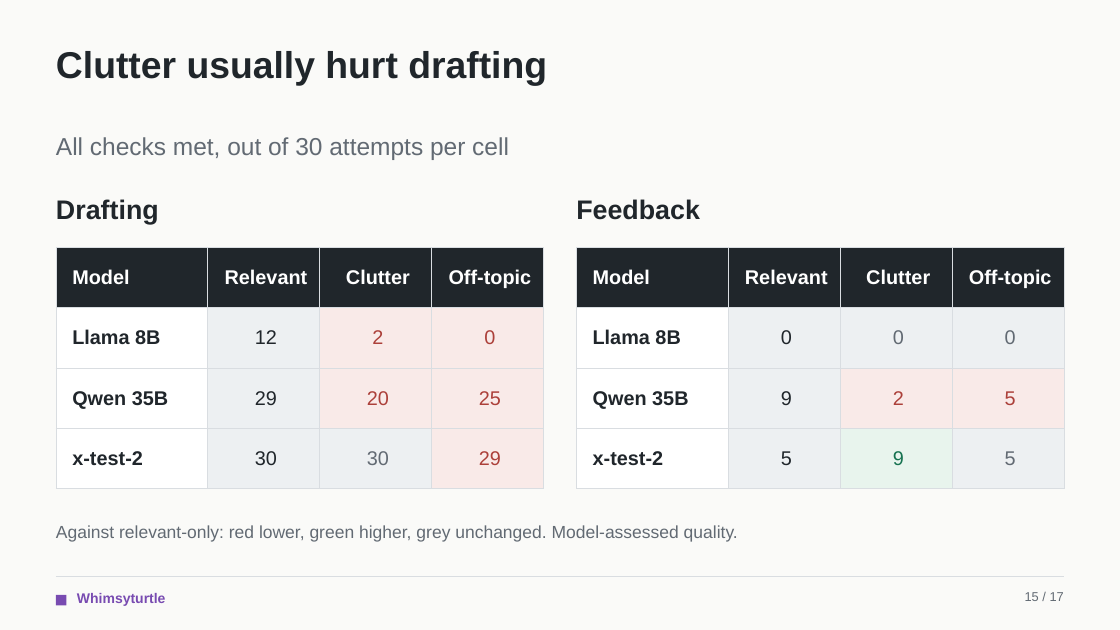
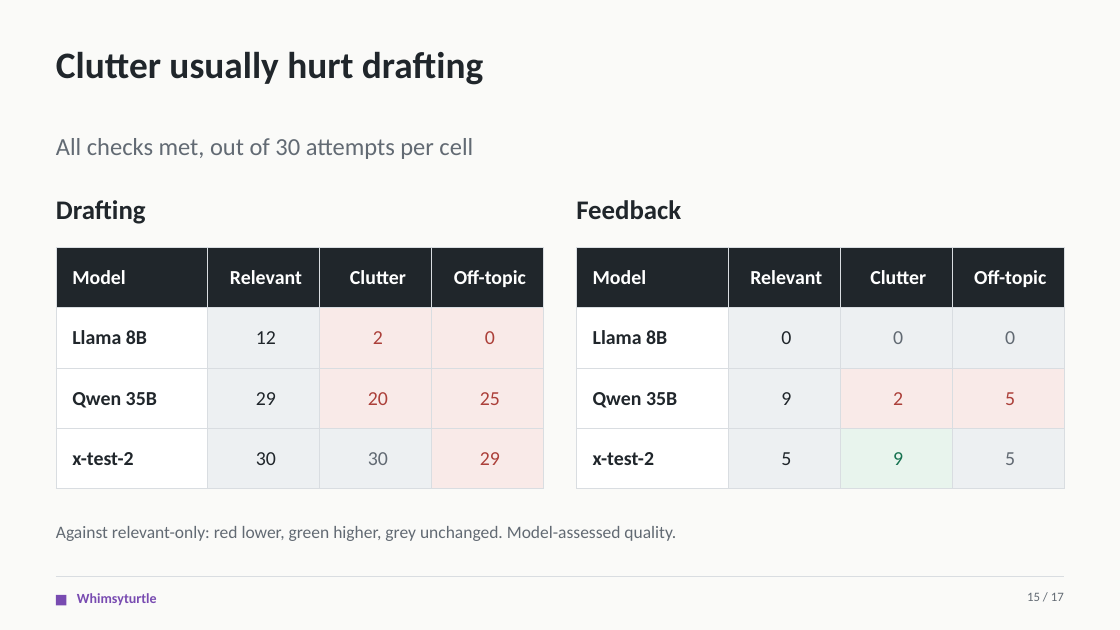
Before and after one commit to CS3227-2610-MP4-Relay/CS3227-2610-MP4, a slide deck: slide 15 of presentations/Relay-MP4.pptx. Drawn at 1120x630 pixels with LibreOffice and Linux fonts; fonts in the diff are those of the drawing. Boxes give left, top, right and bottom in pixels: in the first picture for what was removed or moved away, otherwise in the second. Text is boxed around its words. In the diff, an @@ line names an element or a change of style, - is before the commit and + after.

Commit message:
docs: Use Calibri in the MP4 presentation

```diff
--- a/presentations/Relay-MP4.pptx
+++ b/presentations/Relay-MP4.pptx
@@ table at [56,247,544,489] @@
@@ font Arial to Calibri @@
@@ table at [576,247,1064,489] @@
@@ font Arial to Calibri @@
@@ font Arial to Calibri in 7 elements at [56,51,483,85], [77,593,157,605], [1027,593,1064,601], [56,138,473,159], [56,200,146,224], [576,200,681,219], [56,526,676,541] @@
```
Also in this commit, not shown: 16 other slides changed, 1 other file.
